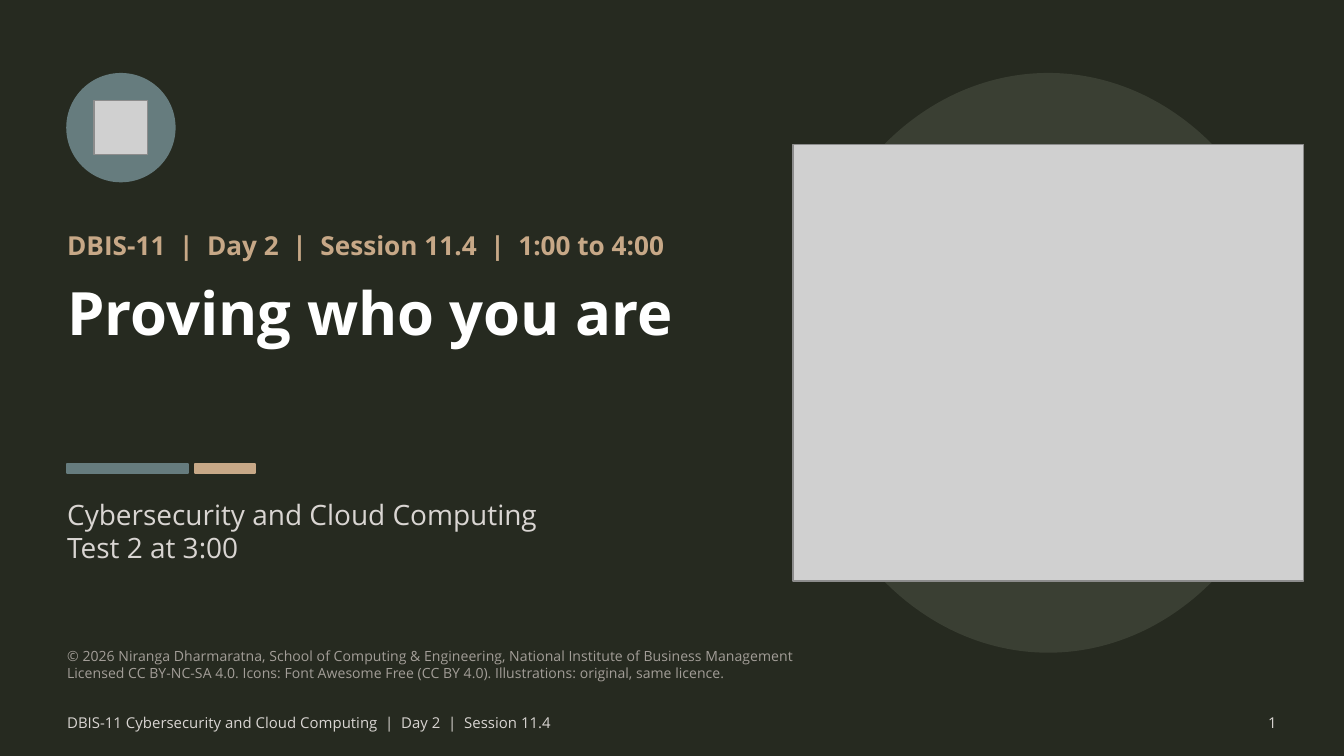
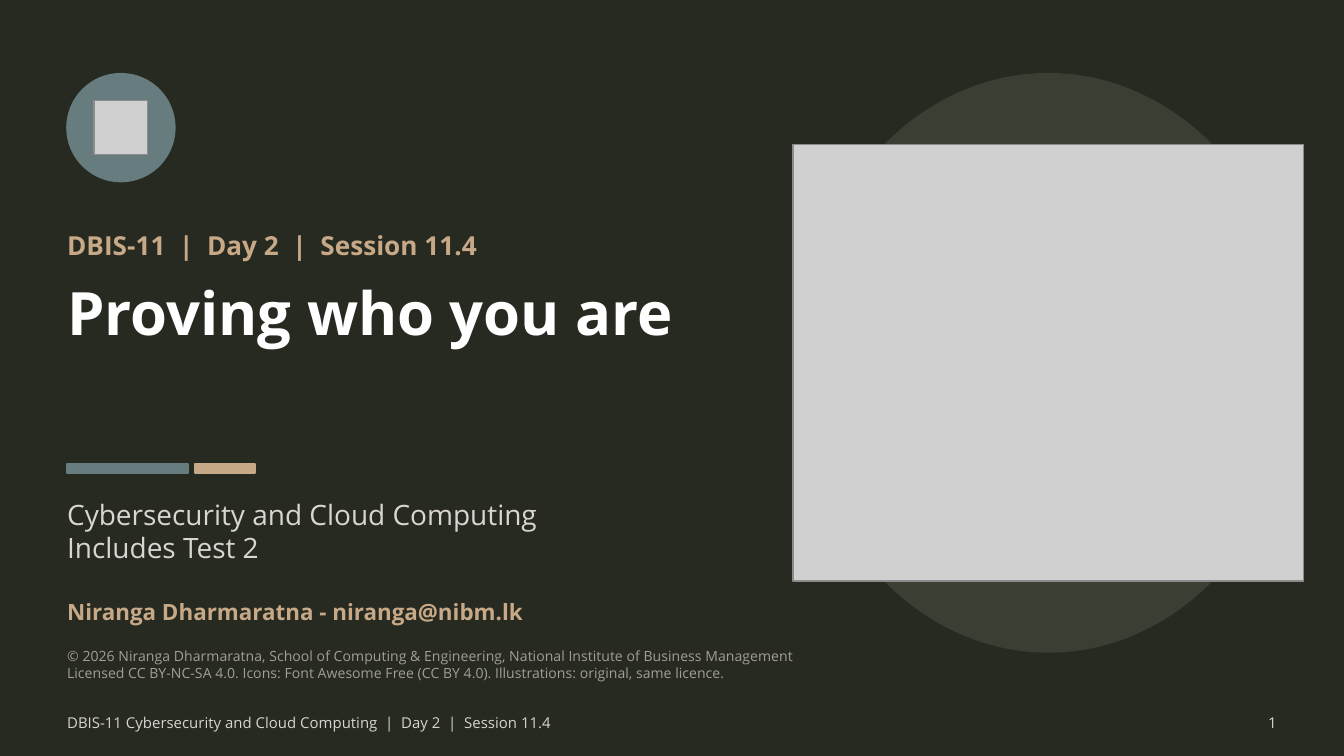
Before and after one commit to nirangadh/DBIS-Cybersecurity-and-Cloud-Computing, a slide deck: slide 1 of slides/11-04-proving-who-you-are.pptx. Drawn at 1344x756 pixels with LibreOffice and Linux fonts; fonts in the diff are those of the drawing; grey boxes stand for pictures. Boxes give left, top, right and bottom in pixels: in the first picture for what was removed or moved away, otherwise in the second. Text is boxed around its words. In the diff, an @@ line names an element or a change of style, - is before the commit and + after.

```diff
--- a/slides/11-04-proving-who-you-are.pptx
+++ b/slides/11-04-proving-who-you-are.pptx
@@ text at [67,235,476,261]: text changed @@
-DBIS-11 | Day 2 | Session 11.4 | 1:00 to 4:00
+DBIS-11 | Day 2 | Session 11.4
@@ text at [67,536,259,559]: text changed @@
-Test 2 at 3:00
+Includes Test 2
@@ text added at [67,603,522,625], 12 pt, text #C7A887, bold @@
+Niranga Dharmaratna - niranga@nibm.lk
```
Also in this commit, not shown: 7 other files.
